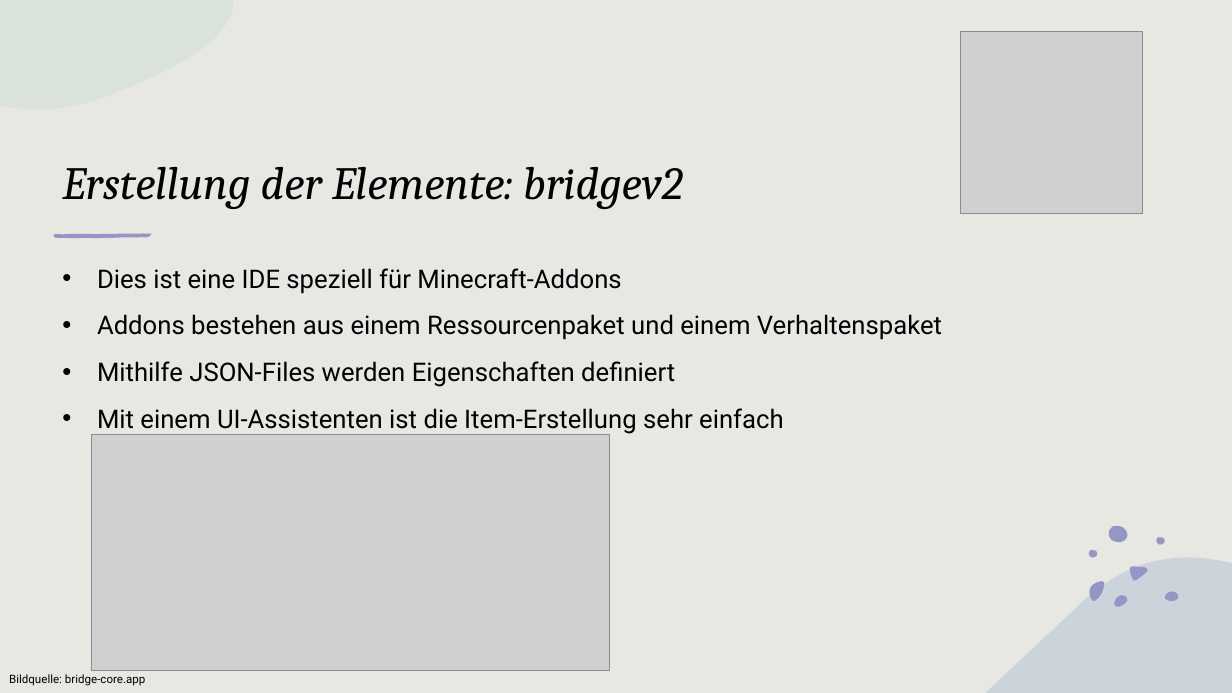
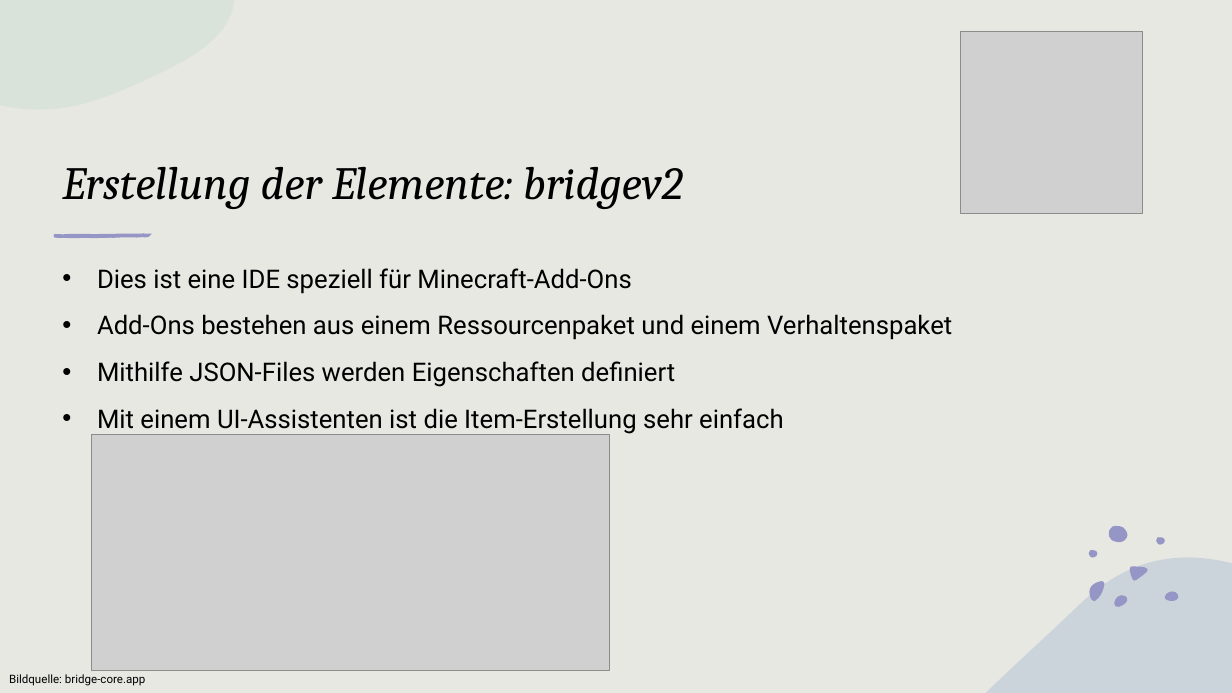
Before and after one commit to NotMHX/SwissAddon, a slide deck: slide 6 of Dokumentation/Schweizer Addon PPP.pptx. Drawn at 1232x693 pixels with LibreOffice and Linux fonts; fonts in the diff are those of the drawing; grey boxes stand for pictures. Boxes give left, top, right and bottom in pixels: in the first picture for what was removed or moved away, otherwise in the second. Text is boxed around its words. In the diff, an @@ line names an element or a change of style, - is before the commit and + after.

```diff
--- a/Dokumentation/Schweizer Addon PPP.pptx
+++ b/Dokumentation/Schweizer Addon PPP.pptx
@@ text at (97,268,952,340): text changed @@
-• Dies ist eine IDE speziell für Minecraft-Addons
-• Addons bestehen aus einem Ressourcenpaket und einem Verhaltenspaket
+• Dies ist eine IDE speziell für Minecraft-Add-Ons
+• Add-Ons bestehen aus einem Ressourcenpaket und einem Verhaltenspaket
```
Also in this commit, not shown: 6 other slides changed.
